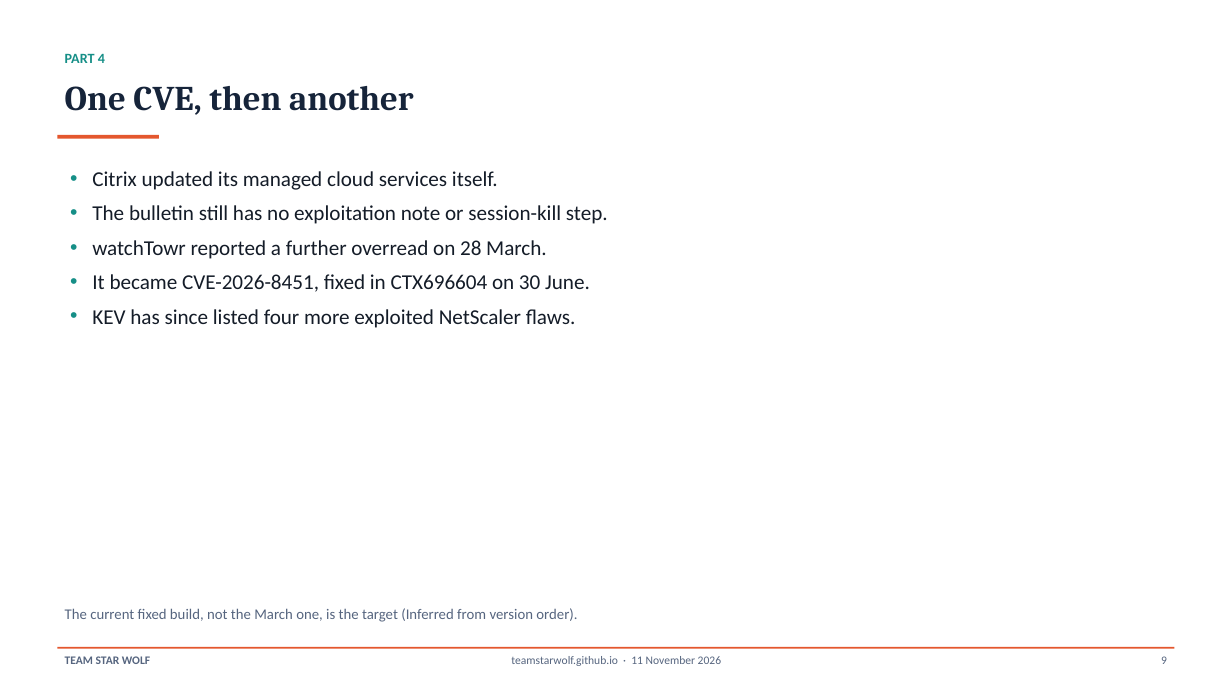
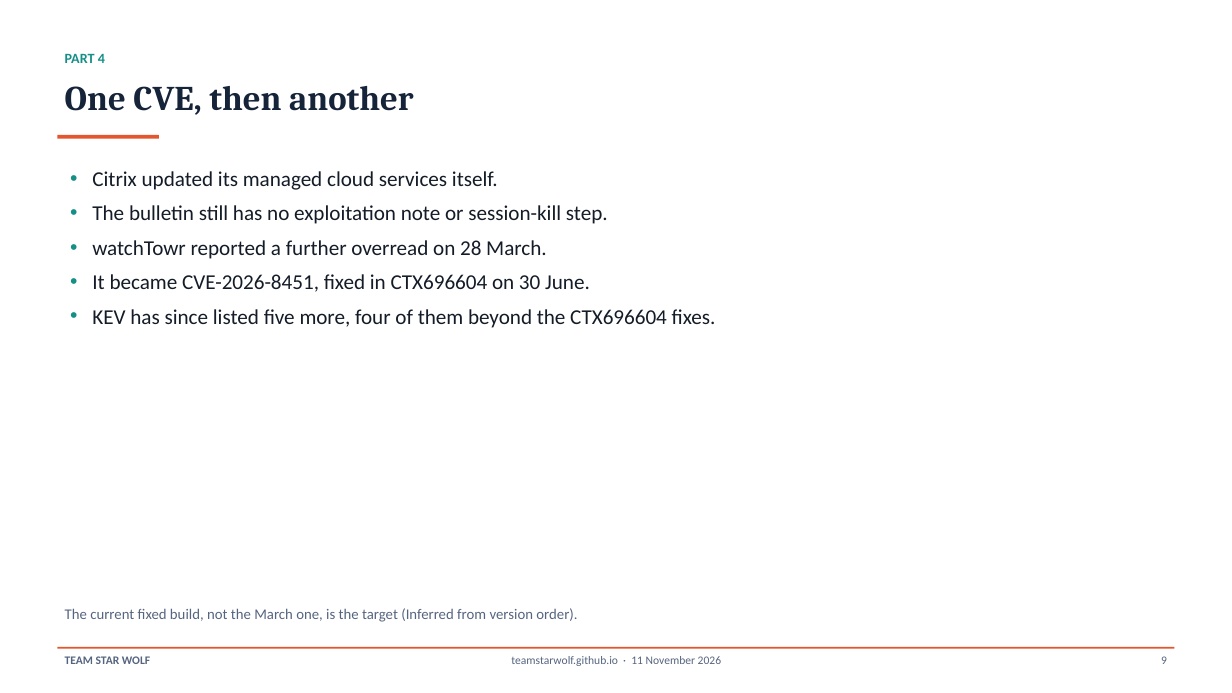
Before and after one commit to TeamStarWolf/TeamStarWolf, a slide deck: slide 9 of case-studies/slides/Citrix_Netscaler_CVE_2026_3055_Case_Study.pptx. Drawn at 1232x693 pixels with LibreOffice and Linux fonts; fonts in the diff are those of the drawing. Boxes give left, top, right and bottom in pixels: in the first picture for what was removed or moved away, otherwise in the second. Text is boxed around its words. In the diff, an @@ line names an element or a change of style, - is before the commit and + after.

```diff
--- a/case-studies/slides/Citrix_Netscaler_CVE_2026_3055_Case_Study.pptx
+++ b/case-studies/slides/Citrix_Netscaler_CVE_2026_3055_Case_Study.pptx
@@ text at <box>92,309,716,328</box>: text changed @@
-• KEV has since listed four more exploited NetScaler flaws.
+• KEV has since listed five more, four of them beyond the CTX696604 fixes.
```
Also in this commit, not shown: 3 other files.
